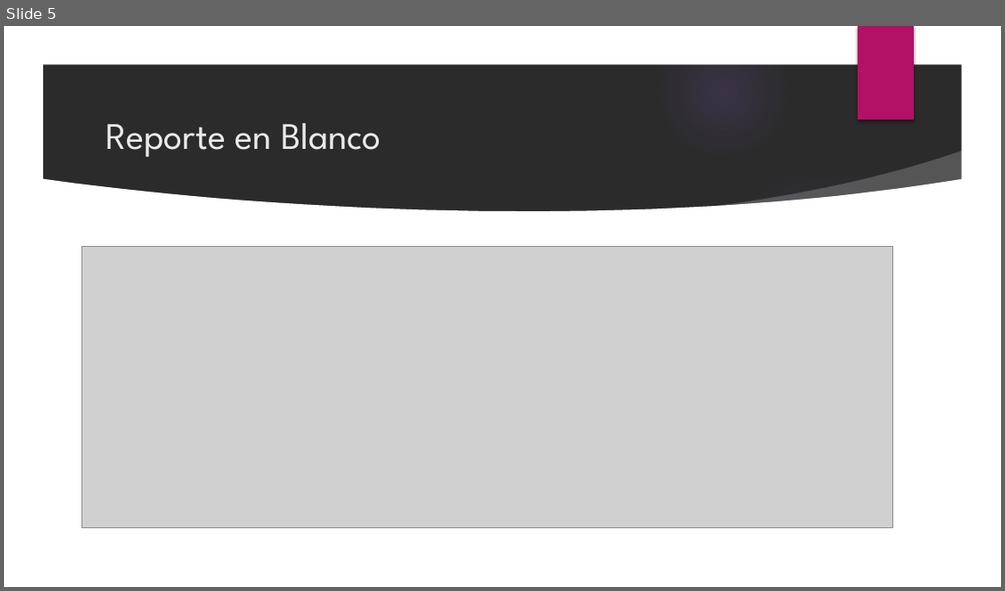
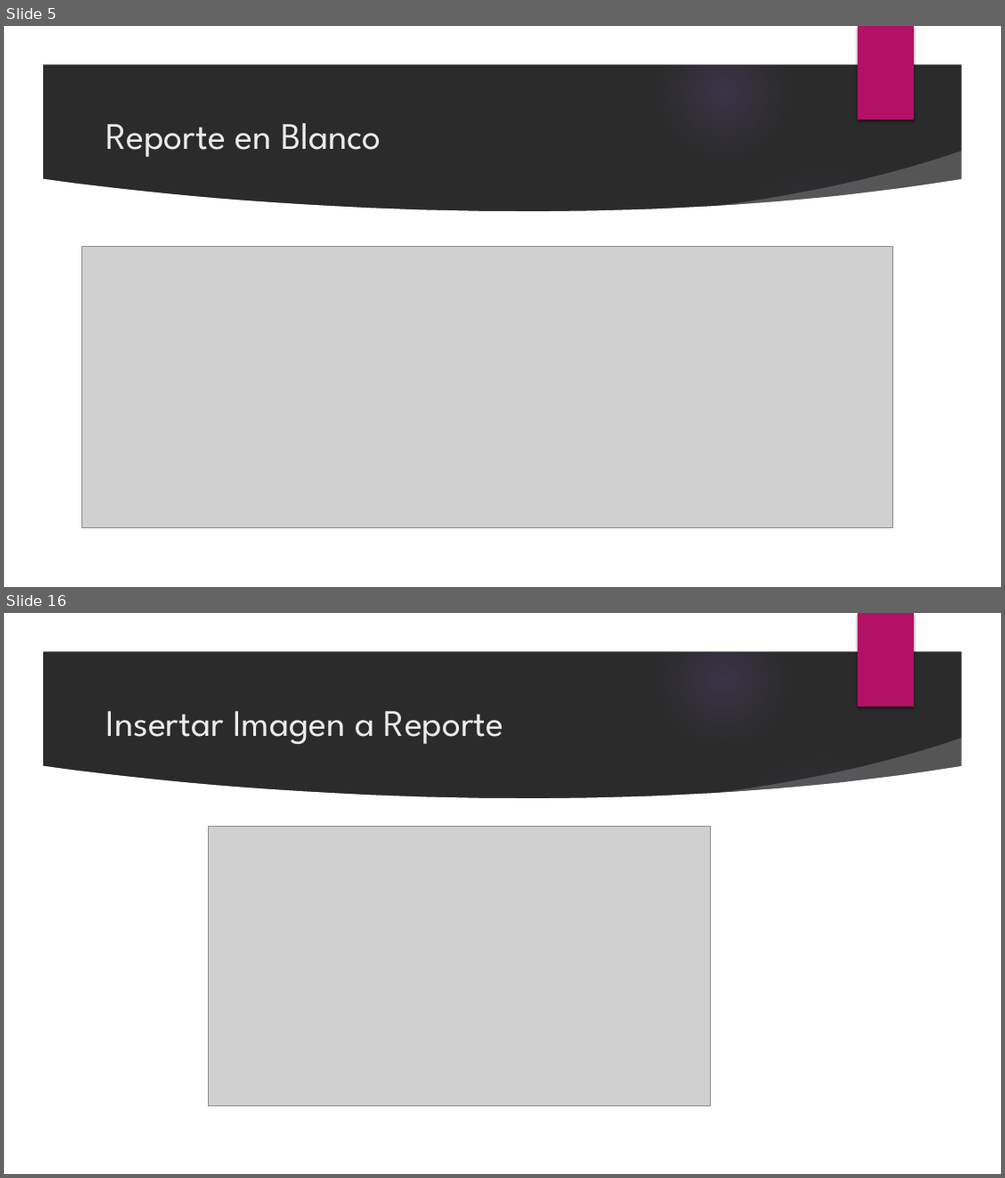
Before and after one commit to ranjua/IPC2J15, a slide deck: TareaPractica2/Manual Crystal Reports.pptx. Shown one above the other, each under a label of ours: slide 5 before the commit, slides 5 and 16 after it; the slides between them are not shown. The pictures are 1005x591 and 1005x1178 pixels, drawn with LibreOffice and Linux fonts; fonts in the diff are those of the drawing; grey boxes stand for pictures; background and template pictures are left out; a plain dark background stands for a picture behind light text. Boxes give left, top, right and bottom in pixels: in the first picture for what was removed or moved away, otherwise in the second. Text is boxed around its words. In the diff, an @@ line names an element or a change of style, - is before the commit and + after.

```diff
--- a/TareaPractica2/Manual Crystal Reports.pptx
+++ b/TareaPractica2/Manual Crystal Reports.pptx
@@ slide 16 added at box(4, 613, 1001, 1174), background picture (left out); not listed: 9 template elements that a slide beside it also shows @@
@@ title added at box(105, 711, 504, 744), 36 pt, text #EBEBEB @@
+Insertar Imagen a Reporte
@@ picture added at box(209, 826, 711, 1106) @@
```
Also in this commit, not shown: 2 slides changed, 15 other slides added, 8 other files.
